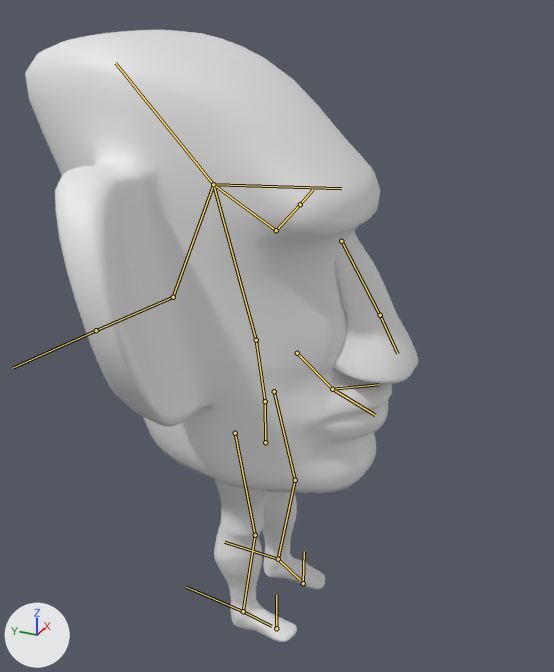
Two versions of the Blender file RawFiles/Moai_Character_Model_rig.blend, one commit apart.
The view is the same before and after, from a 50 mm camera at (-12.7, -5.98, 13.2) aimed at (0.28, -0.14, 6.72). The lights are fixed; the arrows at lower left show +X, +Y and +Z. The bones that bend it are drawn over the model as lines.

Objects in the first picture: 'Head', 'LeftLeg', 'Nose', 'RightLeg'.
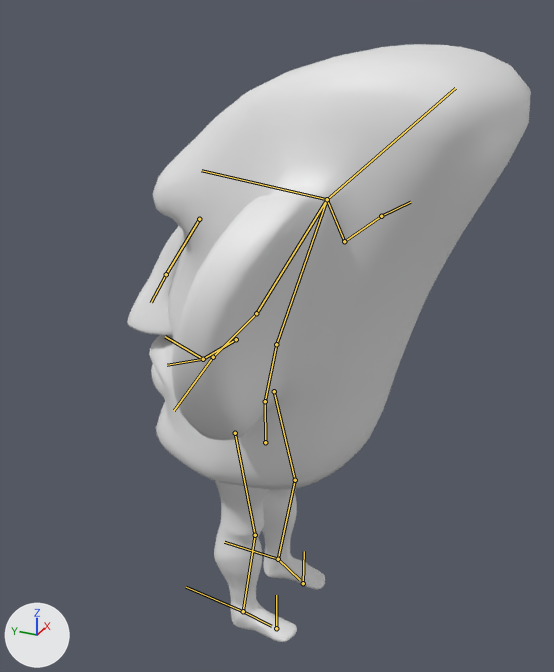
The newer file adds an action. The first version stands in its rest pose; the second is drawn at frame 12 of the action 'ArmatureAction'.

What differs and where, as boxes [x1, y1, x2, y2] in the pictures (554 x 672 px):
'Head', posed
    before: [25, 30, 392, 493]
    after: [149, 44, 531, 490]
'Nose', posed
    before: [333, 232, 418, 384]
    after: [127, 226, 184, 335]
bone 'LowerHead', root to tip
    before: (265, 401) to (256, 340)
    after: (265, 401) to (276, 344)

What the commit changed:
Bone 'LowerHead' (bone_lowerhead) turns from (0, 0, 0) to (-19, 180, 0) degrees about its own x, y and z.
